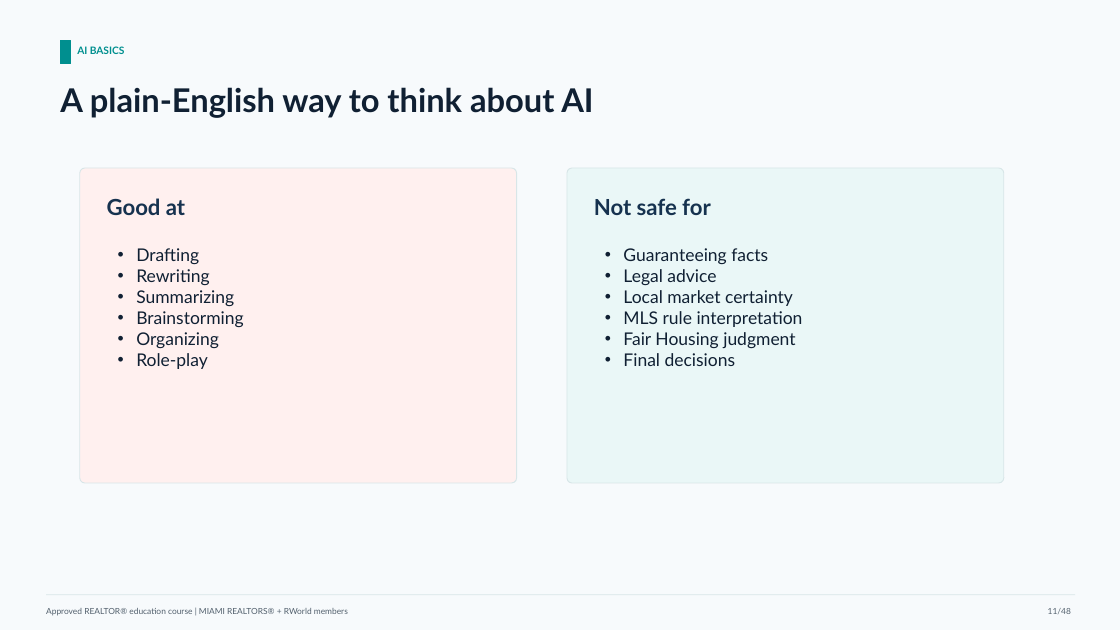
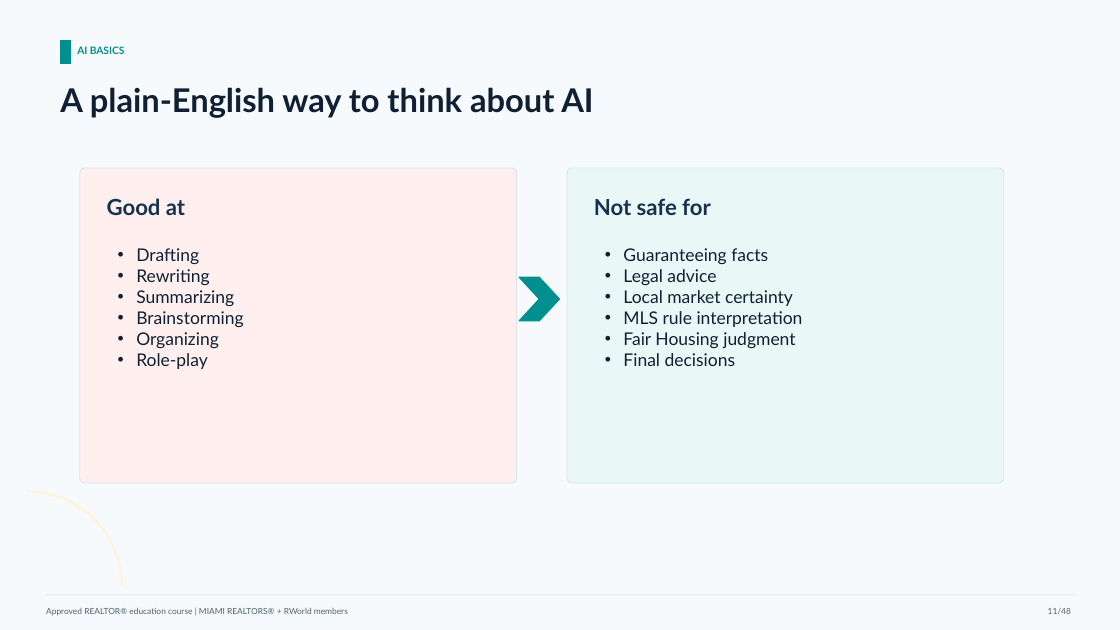
Before and after one commit to ianbprice/miami-realtors-ai-course-series, a slide deck: slide 11 of slides/course-01-ai-for-real-estate-sales-approved-instructor-deck.pptx. Drawn at 1120x630 pixels with LibreOffice and Linux fonts; fonts in the diff are those of the drawing. Boxes give left, top, right and bottom in pixels: in the first picture for what was removed or moved away, otherwise in the second. Text is boxed around its words. In the diff, an @@ line names an element or a change of style, - is before the commit and + after.

```diff
--- a/slides/course-01-ai-for-real-estate-sales-approved-instructor-deck.pptx
+++ b/slides/course-01-ai-for-real-estate-sales-approved-instructor-deck.pptx
@@ chevron added at (519, 277, 560, 321), fill #008F8F, outline #008F8F 1 pt @@
@@ arc (boxed as its full ellipse) added at (0, 492, 122, 630), outline #FFF4D9 2 pt @@
```
Also in this commit, not shown: 38 other slides changed, 2 other files.
